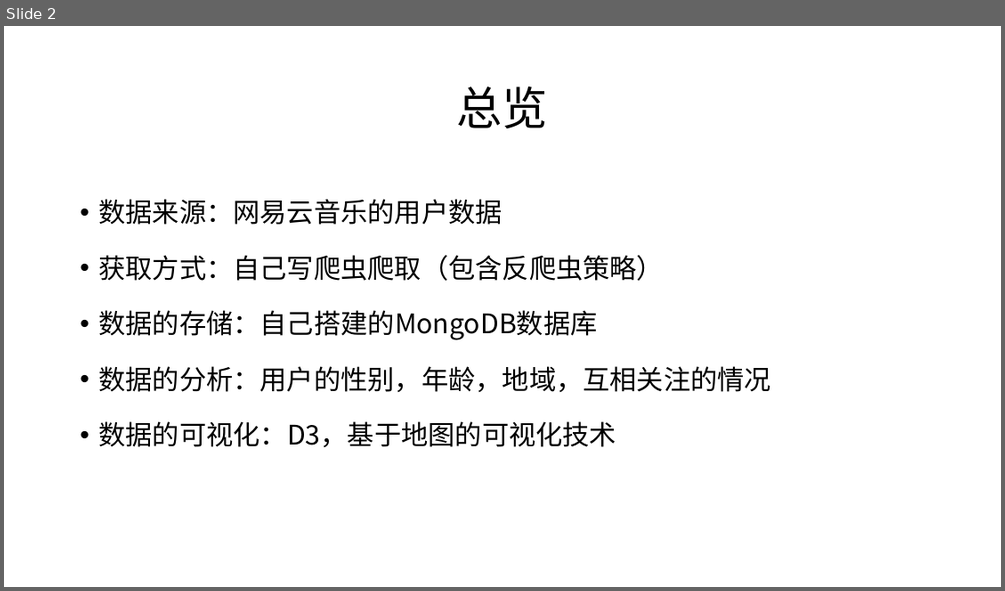
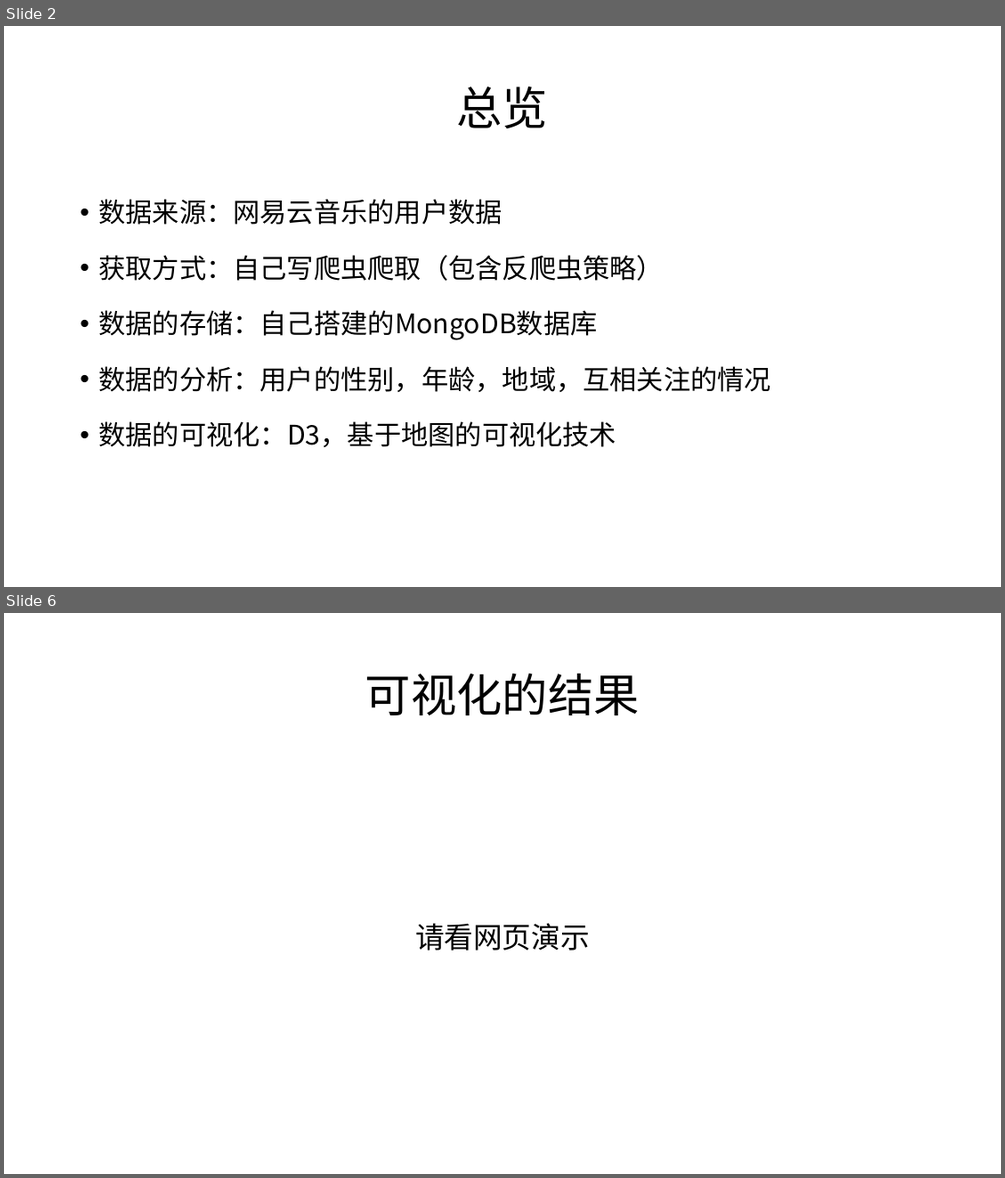
Before and after one commit to twesix-backup/graduation-thesis, a slide deck: word/答辩.pptx. Shown one above the other, each under a label of ours: slide 2 before the commit, slides 2 and 6 after it; the slides between them are not shown. The pictures are 1005x591 and 1005x1178 pixels, drawn with LibreOffice and Linux fonts; fonts in the diff are those of the drawing. Boxes give left, top, right and bottom in pixels: in the first picture for what was removed or moved away, otherwise in the second. Text is boxed around its words. In the diff, an @@ line names an element or a change of style, - is before the commit and + after.

```diff
--- a/word/答辩.pptx
+++ b/word/答辩.pptx
@@ slide 6 added at [4, 613, 1001, 1174], background #FFFFFF @@
@@ title added at [365, 673, 639, 715], 44 pt, text #000000 @@
+可视化的结果
@@ text added at [415, 923, 590, 950], 28 pt, text #000000 @@
+请看网页演示
```
Also in this commit, not shown: 1 slide changed, 7 other slides added, 1 other file.
